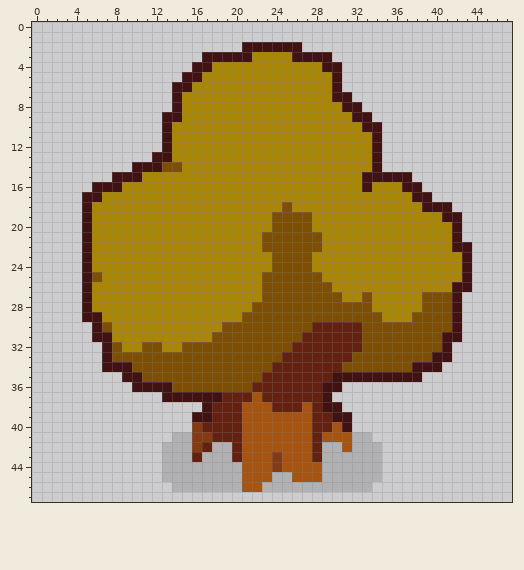
Pixel-art sprite: Roguelike_unity/Assets/Art/Environment/Tree_2.png. The picture above was drawn from the file before the commit.
The file is 48x48 pixels.
The same view after the edit:
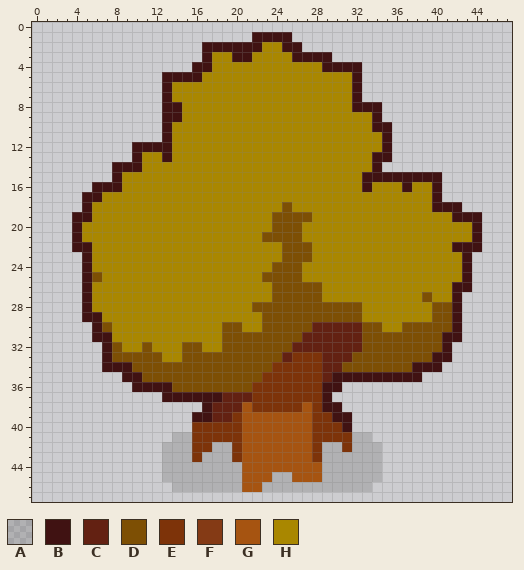
Palette (. is transparent): A #00000023  B #401212  C #632112  D #7d4f04  E #7d3309  F #843a15  G #a65411  H #a98700
The edit:
@@ x 0..47 @@
  0 ................................................
- 1 ................................................
- 2 .....................BBBBBB.....................
- 3 .................BBBBBHHHHBBBB..................
- 4 ................BBHHHHHHHHHHHBB.................
- 5 ...............BBHHHHHHHHHHHHHB.................
- 6 ..............BBHHHHHHHHHHHHHHB.................
- 7 ..............BHHHHHHHHHHHHHHHBB................
- 8 ..............BHHHHHHHHHHHHHHHHBB...............
- 9 .............BBHHHHHHHHHHHHHHHHHBB..............
-10 .............BHHHHHHHHHHHHHHHHHHHBB.............
-11 .............BHHHHHHHHHHHHHHHHHHHHB.............
-12 .............BHHHHHHHHHHHHHHHHHHHHB.............
-13 ............BBHHHHHHHHHHHHHHHHHHHHB.............
-14 ..........BBBDDHHHHHHHHHHHHHHHHHHHB.............
-15 ........BBBHHHHHHHHHHHHHHHHHHHHHHBBBBB..........
-16 ......BBBHHHHHHHHHHHHHHHHHHHHHHHHBHHHBB.........
-17 .....BBHHHHHHHHHHHHHHHHHHHHHHHHHHHHHHHBB........
-18 .....BHHHHHHHHHHHHHHHHHHHDHHHHHHHHHHHHHBBB......
-19 .....BHHHHHHHHHHHHHHHHHHDDDDHHHHHHHHHHHHHBB.....
-20 .....BHHHHHHHHHHHHHHHHHHDDDDHHHHHHHHHHHHHHB.....
-21 .....BHHHHHHHHHHHHHHHHHDDDDDDHHHHHHHHHHHHHB.....
-22 .....BHHHHHHHHHHHHHHHHHDDDDDDHHHHHHHHHHHHHBB....
-23 .....BHHHHHHHHHHHHHHHHHHDDDDHHHHHHHHHHHHHHHB....
-24 .....BHHHHHHHHHHHHHHHHHHDDDDHHHHHHHHHHHHHHHB....
-25 .....BDHHHHHHHHHHHHHHHHDDDDDDHHHHHHHHHHHHHHB....
-26 .....BHHHHHHHHHHHHHHHHHDDDDDDDHHHHHHHHHHHHBB....
-27 .....BHHHHHHHHHHHHHHHHHDDDDDDDDHHDHHHHHDDDB.....
-28 .....BHHHHHHHHHHHHHHHHDDDDDDDDDDDDHHHHHDDDB.....
-29 .....BBHHHHHHHHHHHHHHDDDDDDDDDDDDDDHHHDDDDB.....
-30 ......BDHHHHHHHHHHHDDDDDDDDDCCCCCDDDDDDDDDB.....
-31 ......BBHHHHHHHHHHDDDDDDDDDCCCCCCDDDDDDDDBB.....
-32 .......BDHHDDHHDDDDDDDDDDDCCCCCCCDDDDDDDDB......
-33 .......BDDDDDDDDDDDDDDDDDCCCCCCCDDDDDDDDBB......
-34 .......BBBDDDDDDDDDDDDDDCCCCCCCDDDDDDDBBB.......
-35 .........BBDDDDDDDDDDDDCCCCCCCBBBBBBBBB.........
-36 ..........BBBBDDDDDDDDCCCCCCCBB.................
-37 .............BBBBBBCCCGCCCCCCB..................
-38 .................BCCCGGGCCCGCBB.................
-39 ................BBCCCGGGGGGGCCBB................
-40 ................FCCCCGGGGGGGCCGB................
-41 ..............AAFFCCCGGGGGGGCGGGAA..............
-42 .............AAAFCAACGGGGGGGCAAGAAA.............
-43 .............AAACAAACGGGFGGGCAAAAAA.............
-44 .............AAAAAAAAGGGFGGGGAAAAAA.............
+ 1 ......................BBBB......................
+ 2 .................BBBBBBHHBB.....................
+ 3 .................BHHBBHHHHBBBB..................
+ 4 ................BBHHHHHHHHHHHBBBB...............
+ 5 .............BBBBHHHHHHHHHHHHHHHB...............
+ 6 .............BHHHHHHHHHHHHHHHHHHB...............
+ 7 .............BHHHHHHHHHHHHHHHHHHB...............
+ 8 .............BBHHHHHHHHHHHHHHHHHBBB.............
+ 9 .............BBHHHHHHHHHHHHHHHHHHHB.............
+10 .............BHHHHHHHHHHHHHHHHHHHHBB............
+11 .............BHHHHHHHHHHHHHHHHHHHHHB............
+12 ..........BBBBHHHHHHHHHHHHHHHHHHHHHB............
+13 ..........BHHBHHHHHHHHHHHHHHHHHHHHBB............
+14 ........BBBHHHHHHHHHHHHHHHHHHHHHHHB.............
+15 ........BHHHHHHHHHHHHHHHHHHHHHHHHBBBBBBBB.......
+16 ......BBBHHHHHHHHHHHHHHHHHHHHHHHHBHHHBHHB.......
+17 .....BBHHHHHHHHHHHHHHHHHHHHHHHHHHHHHHHHHB.......
+18 .....BHHHHHHHHHHHHHHHHHHHDHHHHHHHHHHHHHHBBB.....
+19 ....BBHHHHHHHHHHHHHHHHHHDDDDHHHHHHHHHHHHHHBBB...
+20 ....BHHHHHHHHHHHHHHHHHHHDDDHHHHHHHHHHHHHHHHHB...
+21 ....BHHHHHHHHHHHHHHHHHHDDDDHHHHHHHHHHHHHHHHHB...
+22 ....BBHHHHHHHHHHHHHHHHHHHDDDHHHHHHHHHHHHHHBBB...
+23 .....BHHHHHHHHHHHHHHHHHHHDDDHHHHHHHHHHHHHHHB....
+24 .....BHHHHHHHHHHHHHHHHHHDDDHHHHHHHHHHHHHHHHB....
+25 .....BDHHHHHHHHHHHHHHHHDDDDHHHHHHHHHHHHHHHHB....
+26 .....BHHHHHHHHHHHHHHHHHHDDDDDHHHHHHHHHHHHHBB....
+27 .....BHHHHHHHHHHHHHHHHHHDDDDDHHHHHHHHHHDHHB.....
+28 .....BHHHHHHHHHHHHHHHHDDDDDDDDDDDHHHHHHHDDB.....
+29 .....BBHHHHHHHHHHHHHHHHDDDDDDDDDDHHHHHHHDDB.....
+30 ......BDHHHHHHHHHHHDDHHDDDDDCCCCCDDHHDDDDDB.....
+31 ......BBHHHHHHHHHHHDDDDDDDDCCCCCCDDDDDDDDBB.....
+32 .......BDHHDHHHDDHHDDDDDDDCCCCCCCDDDDDDDDB......
+33 .......BDDDDDHHDDDDDDDDDDCEEECCCDDDDDDDDBB......
+34 .......BBBDDDDDDDDDDDDDDEEEEECCDDDDDDDBBB.......
+35 .........BBDDDDDDDDDDDDEEEEEECBBBBBBBBB.........
+36 ..........BBBBDDDDDDDDEEEEEEEBB.................
+37 .............BBBBBBCCCEEEEEEEB..................
+38 .................BCCCGEEEEEGEBB.................
+39 ................BBCCEGGGGGGGEEBB................
+40 ................EEEEEGGGGGGGEEEB................
+41 ..............AAEEEEEGGGGGGGEEEEAA..............
+42 .............AAAEEAAEGGGGGGGEAAEAAA.............
+43 .............AAAEAAAEGGGGGGGEAAAAAA.............
+44 .............AAAAAAAAGGGGGGGGAAAAAA.............
 45 .............AAAAAAAAGGGAAGGGAAAAAA.............
Pixel boxes of the changes (left, top, right, bottom) in both pictures:
changed: (112, 32, 482, 472)
changed: (72, 212, 92, 252)
